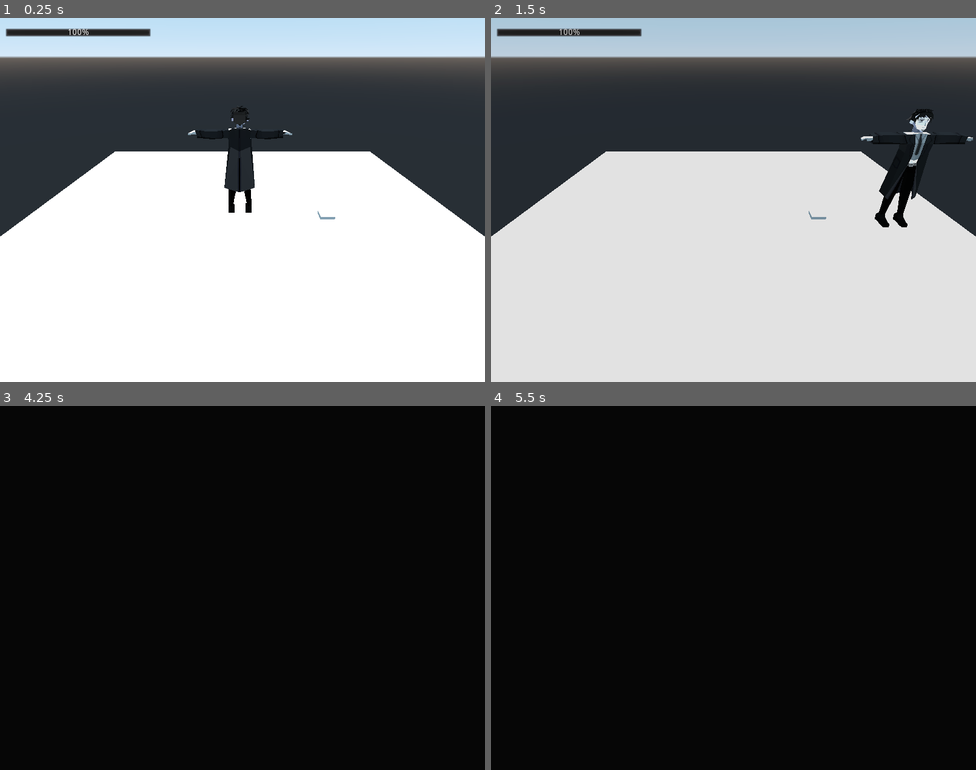
Above: before the commit, frames 1-4 (two rows, left to right).
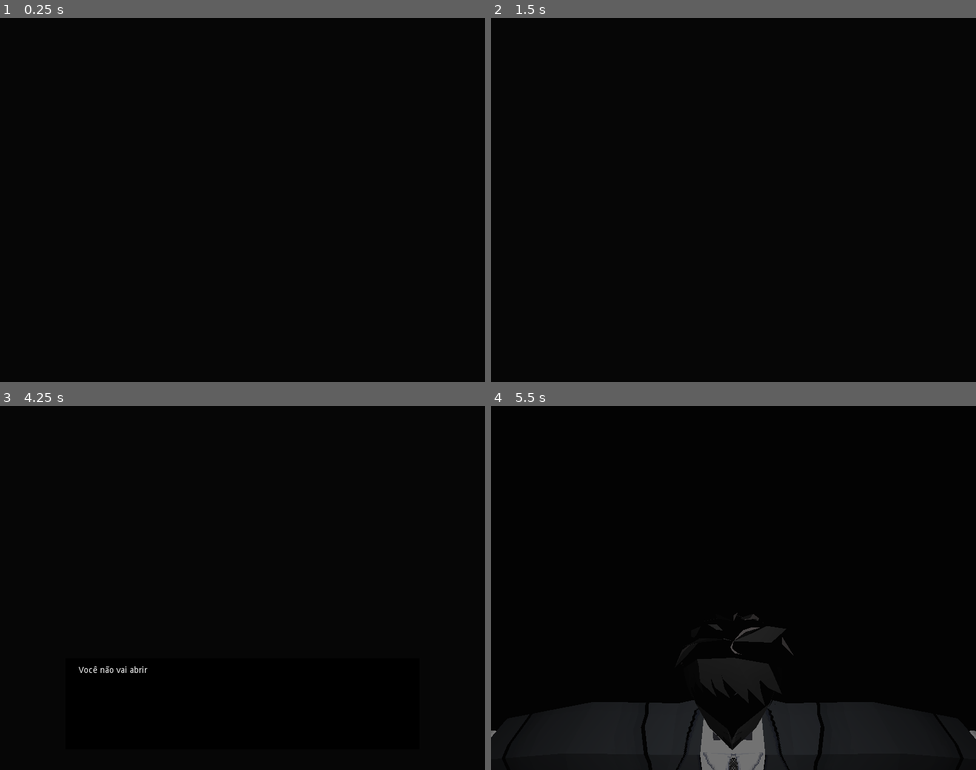
Above: after the commit, the same moments.

Repository: DiegoG784/SPiRiTUally
Game: Godot game, scene res://managers/scene_manager/scene_manager.tscn
Two runs of this game, one before a commit and one after it. Both use one fixed random seed, a clock stepped at 60 frames per second and the inputs below.
Inputs:
- Up to frame 1 (0.25 s): no input
- Up to frame 2 (1.5 s): tap Enter at 0.5 s; hold D (walk_right) 0.53-1.28 s; hold F (interact) 0.53-1.28 s; hold S (walk_backward) from 1.28 s (still down); tap F (interact) at 1.35 s
- Up to frame 3 (4.25 s): release S (walk_backward) at 2.03 s; hold D (walk_right) 2.03-2.78 s; hold F (interact) 2.03-2.78 s; tap Space at 2.75 s; hold W (walk_forward) 2.78-3.53 s; tap F (interact) at 2.85 s; tap Enter at 3.5 s; hold A (walk_left) from 3.53 s (still down); hold F (interact) from 3.53 s (still down)
- Up to frame 4 (5.5 s): release F (interact) at 4.28 s; tap F (interact) at 4.35 s; tap Space at 5 s; release A (walk_left) at 5.03 s; hold S (walk_backward) from 5.03 s (still down); hold F (interact) from 5.03 s (still down)

The runs differ from the first frame. In frame 1, 99% of the frame differs, in the area x 0-100%, y 0-100%; in frame 2, 98%; in frame 3, 0.1%; in frame 4, 7.6%.

Commit message:
Desenvolvimento da introdução do jogo e arquivos de importação

Diff:
--- a/entities/base/components/scene/dialogue_interaction.gd
+++ b/entities/base/components/scene/dialogue_interaction.gd
@@ -12,7 +12,7 @@
 func interact_action():
 	Game.lock_player_input()
 	var window = Dialogue.start_dialogue(dialogue_file)
-	window.connect("dialogue_finished", self, "terminate_interaction")
+	window.get_node("base_dialogue_branch").connect("dialogue_finished", self, "terminate_interaction")
 
 func terminate_interaction():
 	.terminate_interaction()
--- a/gui/dialogue/base/base_dialogue_branch.tscn
+++ b/gui/dialogue/base/base_dialogue_branch.tscn
@@ -1,24 +1,32 @@
-[gd_scene load_steps=2 format=2]
+[gd_scene load_steps=3 format=2]
 
 [ext_resource path="res://gui/dialogue/base/base_dialogue_branch_script.gd" type="Script" id=1]
+[ext_resource path="res://gui/dialogue/base/base_dialogue_branch_helper.gd" type="Script" id=2]
 
-[node name="dialogue_branch" type="Control"]
+[node name="dialogue_branch" type="CanvasLayer"]
+layer = 2
+script = ExtResource( 2 )
+
+[node name="base_dialogue_branch" type="Control" parent="."]
 anchor_right = 1.0
 anchor_bottom = 1.0
 script = ExtResource( 1 )
 
-[node name="dialogue_background" type="ColorRect" parent="."]
+[node name="dialogue_background" type="ColorRect" parent="base_dialogue_branch"]
 anchor_left = 0.5
 anchor_top = 1.0
 anchor_right = 0.5
 anchor_bottom = 1.0
 margin_left = -292.0
-margin_top = -188.0
+margin_top = -184.0
 margin_right = 292.0
-margin_bottom = -38.0
+margin_bottom = -34.0
 color = Color( 0, 0, 0, 1 )
+__meta__ = {
+"_edit_group_": true
+}
 
-[node name="dialogue_text" type="RichTextLabel" parent="dialogue_background"]
+[node name="dialogue_text" type="RichTextLabel" parent="base_dialogue_branch/dialogue_background"]
 margin_left = 22.0
 margin_top = 13.0
 margin_right = 562.0
@@ -27,12 +35,12 @@
 percent_visible = 0.0
 text = "Hello there buddy!"
 
-[node name="selectable_options" type="VBoxContainer" parent="."]
+[node name="selectable_options" type="VBoxContainer" parent="base_dialogue_branch"]
 anchor_left = 0.5
 anchor_top = 1.0
 anchor_right = 0.5
 anchor_bottom = 1.0
-margin_left = 78.0
-margin_top = -358.0
-margin_right = 291.0
-margin_bottom = -200.0
+margin_left = 458.0
+margin_top = 202.0
+margin_right = 671.0
+margin_bottom = 360.0
--- /dev/null
+++ b/gui/dialogue/base/base_dialogue_branch_helper.gd
@@ -0,0 +1,6 @@
+extends CanvasLayer
+
+onready var dialogue_window = get_node("base_dialogue_branch")
+
+func setup_signals(target):
+    dialogue_window.connect("dialogue_finished", target, "dialogue_finished")
--- a/gui/dialogue/base/base_dialogue_branch_script.gd
+++ b/gui/dialogue/base/base_dialogue_branch_script.gd
@@ -75,8 +75,7 @@
 				get_node("selectable_options").get_child(0).grab_focus()
 				can_choose = true
 
-func setup(dialogue_branch):
-	self.dialogue_branch = dialogue_branch
+
 
 #	configurar as opções selecionáveis
 
@@ -108,6 +107,9 @@
 
 			if current_dialogue.has("dialogue_options"):
 				with_options = true
+
+func setup(dialogue_branch):
+	self.dialogue_branch = dialogue_branch
 
 func set_next_dialogue_text():
 
--- a/gui/scene/scene_transition_black.tscn
+++ b/gui/scene/scene_transition_black.tscn
@@ -14,10 +14,18 @@
 	get_node(\"animation\").connect(\"animation_finished\", parent, method)
 
 
-func fade_in():
+func fade_in(instant = false):
+	if instant:
+		animation.play(\"instant_fade_in\")
+		return
+
 	animation.play(\"fade_in\")
 
-func fade_out():
+func fade_out(instant = false):
+	if instant:
+		animation.play(\"instant_fade_out\")
+		return
+
 	animation.play(\"fade_out\")
 
 func transition_finished(anim_name):
@@ -69,6 +77,38 @@
 "values": [ Color( 1, 1, 1, 1 ), Color( 1, 1, 1, 0 ) ]
 }
 
+[sub_resource type="Animation" id=5]
+resource_name = "instant_fade_in"
+length = 0.001
+tracks/0/type = "value"
+tracks/0/path = NodePath("ColorRect:self_modulate")
+tracks/0/interp = 2
+tracks/0/loop_wrap = true
+tracks/0/imported = false
+tracks/0/enabled = true
+tracks/0/keys = {
+"times": PoolRealArray( 0 ),
+"transitions": PoolRealArray( 1 ),
+"update": 0,
+"values": [ Color( 1, 1, 1, 1 ) ]
+}
+
+[sub_resource type="Animation" id=6]
+resource_name = "instant_fade_out"
+length = 0.001
+tracks/0/type = "value"
+tracks/0/path = NodePath("ColorRect:self_modulate")
+tracks/0/interp = 2
+tracks/0/loop_wrap = true
+tracks/0/imported = false
+tracks/0/enabled = true
+tracks/0/keys = {
+"times": PoolRealArray( 0 ),
+"transitions": PoolRealArray( 1 ),
+"update": 0,
+"values": [ Color( 1, 1, 1, 0 ) ]
+}
+
 [node name="scene_transition_black" type="Control"]
 anchor_right = 1.0
 anchor_bottom = 1.0
@@ -84,5 +124,7 @@
 anims/RESET = SubResource( 1 )
 anims/fade_in = SubResource( 2 )
 anims/fade_out = SubResource( 4 )
+anims/instant_fade_in = SubResource( 5 )
+anims/instant_fade_out = SubResource( 6 )
 
 [connection signal="animation_finished" from="animation" to="." method="transition_finished"]
--- a/managers/dialogue_manager.gd
+++ b/managers/dialogue_manager.gd
@@ -20,15 +20,16 @@
 	var dialogue_branch = JSON.parse(file.get_as_text()).result
 
 	var dialogue_window = preload("res://gui/dialogue/base/base_dialogue_branch.tscn").instance()
-	dialogue_window.setup(dialogue_branch)
+	dialogue_window.get_node("base_dialogue_branch").setup(dialogue_branch)
 	if in_cutscene:
-		dialogue_window.connect("dialogue_finished", Cutscene, "dialogue_finished")
+		dialogue_window.get_node("base_dialogue_branch").connect("dialogue_finished", Cutscene, "dialogue_finished")
 
 	Game.scene_manager.gui.add_child(dialogue_window)
 	return dialogue_window
 
 func finish_dialogue():
 	pass
+
 
 func get_dialogue_branch(dialogue_name): #Função interna caso seja necessário.
 	var dir = Directory.new()
--- a/managers/game_manager.gd
+++ b/managers/game_manager.gd
@@ -30,6 +30,8 @@
 
 func set_current_scene(scene):
 	current_scene = scene
+	if scene_manager:
+		scene_manager.current_game_scene = scene
 
 func set_scene_manager(target):
 	scene_manager = target
--- a/managers/scene_manager/game_scene_manager.gd
+++ b/managers/scene_manager/game_scene_manager.gd
@@ -14,4 +14,7 @@
 
 
 func search_camera(camera_name):
-	pass
+	for camera in get_children():
+
+		if camera is Camera and camera.name == camera_name:
+			return camera
--- a/managers/scene_manager/scene_manager.gd
+++ b/managers/scene_manager/scene_manager.gd
@@ -5,7 +5,7 @@
 
 var current_camera
 var transition_overlay_node = preload("res://gui/scene/scene_transition_black.tscn")
-
+var current_game_scene
 
 func _ready():
 	Game.set_scene_manager(self)
@@ -14,29 +14,33 @@
 func add_scene_to_main(scene_file):
 	current_scene_node.add_child(scene_file)
 
-func change_scene(scene_file):
+func change_scene(scene_file, without_transition = false):
 	current_camera = null
 	var next_scene = scene_file.instance()
 	var transition_overlay = transition_overlay_node.instance()
 
-	gui.add_child(transition_overlay)
-	transition_overlay.fade_in()
+	if !without_transition:
+		gui.add_child(transition_overlay)
+		transition_overlay.fade_in()
 
-	yield(transition_overlay.animation, "animation_finished")
+		yield(transition_overlay.animation, "animation_finished")
 
 	Game.current_scene.queue_free()
 	current_scene_node.add_child(next_scene)
 
 	yield(get_tree(), "idle_frame")
 	yield(get_tree().create_timer(0.3), "timeout")
-	transition_overlay.fade_out()
 	set_current_camera(get_viewport().get_camera())
-#	print(current_camera)
-	yield(transition_overlay.animation, "animation_finished")
-	transition_overlay.queue_free()
+	#	print(current_camera)
 
-func set_current_camera(camera):
+	if !without_transition:
+		transition_overlay.fade_out()
+		yield(transition_overlay.animation, "animation_finished")
+		transition_overlay.queue_free()
+
+func set_current_camera(camera:Camera):
 	current_camera = camera
+	camera.current = true
 
 func get_current_camera():
 	return current_camera
@@ -47,3 +51,11 @@
 
 func fade_out_screen():
 	pass
+
+func change_camera_view(camera_name_or_path):
+	if current_game_scene:
+		var camera_to_change: Camera = current_game_scene.search_camera(camera_name_or_path)
+		if camera_to_change == null:
+			return printerr("Método retornou null. Verificar se o nome inserido no parãmetro")
+
+		set_current_camera(camera_to_change)
--- a/managers/scene_manager/scene_manager.tscn
+++ b/managers/scene_manager/scene_manager.tscn
@@ -2,19 +2,21 @@
 
 [ext_resource path="res://managers/scene_manager/scene_manager_gui.gd" type="Script" id=1]
 [ext_resource path="res://managers/scene_manager/scene_manager.gd" type="Script" id=2]
-[ext_resource path="res://rooms/debug_room/debug_room.tscn" type="PackedScene" id=3]
+[ext_resource path="res://rooms/main_game/introduction.tscn" type="PackedScene" id=3]
 [ext_resource path="res://gui/health_bar/health_bar.tscn" type="PackedScene" id=4]
 
 [node name="scene_manager" type="Spatial"]
 script = ExtResource( 2 )
 
-[node name="gui" type="Control" parent="."]
-anchor_right = 1.0
-anchor_bottom = 1.0
+[node name="gui" type="CanvasLayer" parent="."]
+layer = 0
 script = ExtResource( 1 )
 
 [node name="health_bar" parent="gui" instance=ExtResource( 4 )]
+visible = false
 
 [node name="current_scene" type="Spatial" parent="."]
 
-[node name="debug_room" parent="current_scene" instance=ExtResource( 3 )]
+[node name="intro" parent="current_scene" instance=ExtResource( 3 )]
+
+[node name="animations" type="AnimationPlayer" parent="."]
--- a/managers/scene_manager/scene_manager_gui.gd
+++ b/managers/scene_manager/scene_manager_gui.gd
@@ -1,4 +1,4 @@
-extends Control
+extends CanvasLayer
 
 onready var health_bar = get_node("health_bar")
 
--- a/rooms/main_game/introduction.tscn
+++ b/rooms/main_game/introduction.tscn
@@ -1,6 +1,5 @@
 [gd_scene load_steps=6 format=2]
 
-[ext_resource path="res://entities/base/components/scene/interacteable_area.gd" type="Script" id=1]
 [ext_resource path="res://database/player.tscn" type="PackedScene" id=2]
 
 [sub_resource type="GDScript" id=2]
@@ -13,9 +12,9 @@
 onready var timer = get_node(\"Timer\")
 
 func _ready():
+	Game.lock_player_input()
 	add_child(transition)
-	Game.lock_player_input()
-	transition.fade_in()
+	transition.fade_in(true)
 	timer.start()
 
 func _process(delta):
@@ -24,7 +23,7 @@
 
 func timer_timeout():
 	intro_dialogue = Dialogue.start_dialogue(\"main_game/introduction/not_opening_door\")
-	intro_dialogue.connect(\"dialogue_finished\", self, \"dialogue_finished\")
+	intro_dialogue.setup_signals(self)
 
 func dialogue_finished():
 	transition.fade_out()
@@ -35,6 +34,24 @@
 [sub_resource type="Environment" id=1]
 background_mode = 1
 
+[sub_resource type="GDScript" id=4]
+resource_name = "intro_door_interaction"
+script/source = "extends InteracteableArea
+
+
+func interact_action():
+	print(\"oioioioi\")
+	var ready = false
+	Game.lock_player_input()
+	Game.scene_manager.change_camera_view(\"intro_door_camera\")
+#	Habilitar cutscene onde mostra a mão do gaspard chegasndo na porta, aí vai pedir para o jogador pressionar o botão de interação
+
+	yield(get_tree(),\"idle_frame\")
+	while Input.is_action_just_pressed(\"interact\") and !ready:
+		print(\"Aperte e para abrir portas\")
+		ready = true
+"
+
 [sub_resource type="BoxShape" id=3]
 extents = Vector3( 4.29638, 1, 1 )
 
@@ -42,7 +59,7 @@
 script = SubResource( 2 )
 
 [node name="player" parent="." instance=ExtResource( 2 )]
-transform = Transform( 1, 0, 0, 0, 1, 0, 0, 0, 1, 0, 0.249182, 0 )
+transform = Transform( 1, 0, 0, 0, 1, 0, 0, 0, 1, 0, 0.249, 0 )
 
 [node name="OmniLight" type="OmniLight" parent="player"]
 transform = Transform( 1, 0, 0, 0, 1, 0, 0, 0, 1, 0.039304, 9.42129, -0.360017 )
@@ -62,7 +79,7 @@
 
 [node name="InteracteableArea" type="Area" parent="."]
 transform = Transform( 1, 0, 0, 0, 1, 0, 0, 0, 1, 0, 0, -63.717 )
-script = ExtResource( 1 )
+script = SubResource( 4 )
 
 [node name="CollisionShape" type="CollisionShape" parent="InteracteableArea"]
 shape = SubResource( 3 )
@@ -72,4 +89,8 @@
 width = 6.22619
 height = 11.7592
 
+[node name="intro_door_camera" type="Camera" parent="."]
+transform = Transform( -0.0626538, -0.0775021, 0.995022, -0.00487045, 0.996992, 0.0773489, -0.998023, 4.66583e-10, -0.0628428, 1.48668, 6.29487, -64.4298 )
+fov = 54.355
+
 [connection signal="timeout" from="Timer" to="." method="timer_timeout"]
Not shown, changed: assets/audio/sound_effects/Doorbells/buzzer.wav.import
Not shown, changed: assets/audio/sound_effects/Inventory/Key.wav.import
Not shown, changed: assets/audio/sound_effects/doorbells/ding_dong_no_reverb.wav.import
Not shown, changed: assets/audio/sound_effects/switchs/lever_off.wav.import
Not shown, changed: assets/audio/sound_effects/switchs/lever_on.wav.import
Not shown, changed: assets/audio/sound_effects/switchs/switch_off.wav.import
Not shown, changed: assets/audio/sound_effects/switchs/switch_on.wav.import
Not shown: 1 places in gui/scene/scene_transition_black.tscn that only renumber resources
